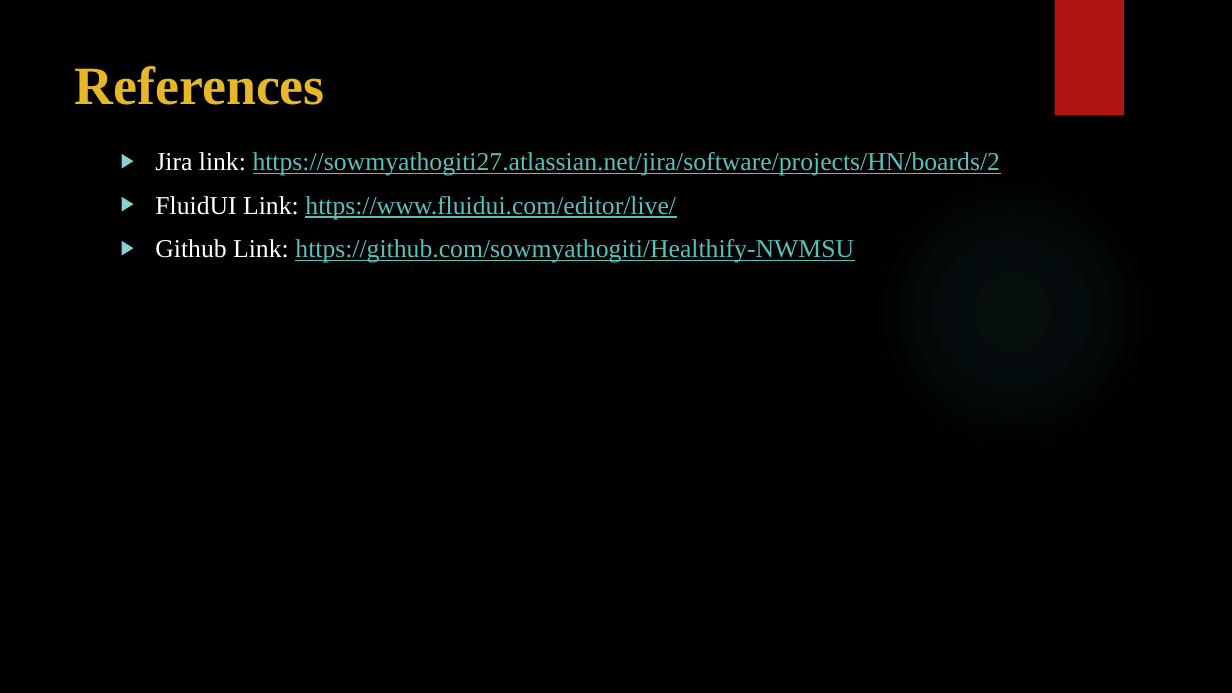
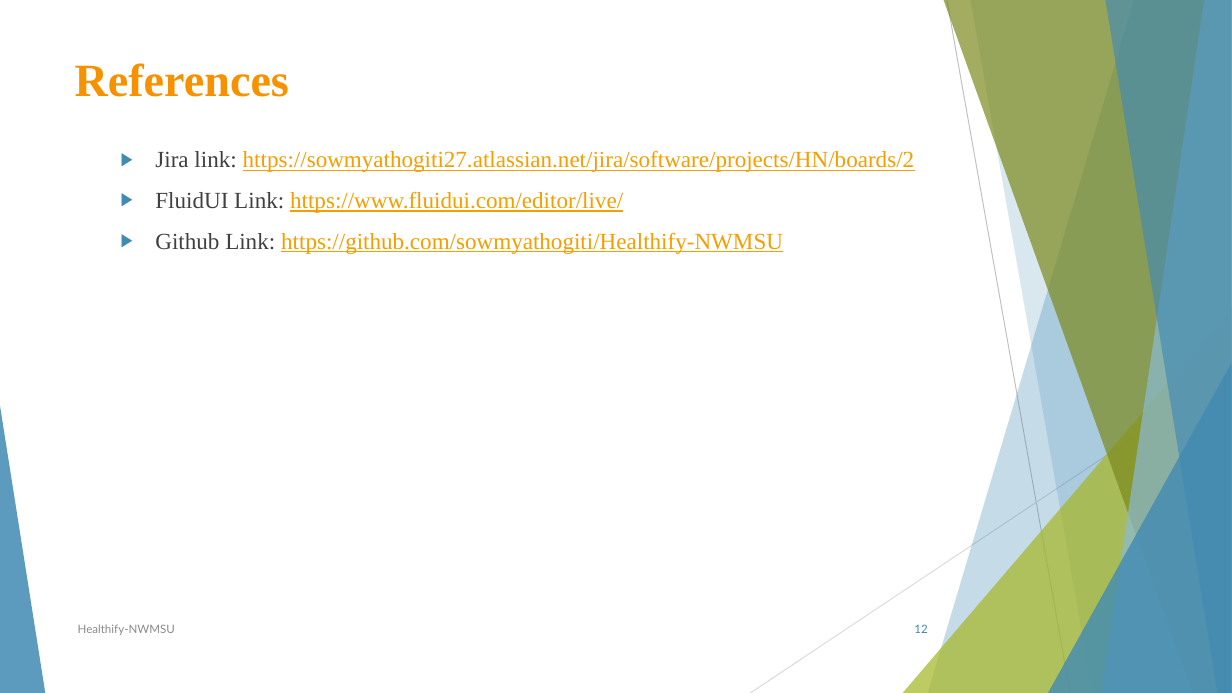
Before and after one commit to sowmyathogiti/Healthify, a slide deck: slide 12 of Healthify-NWMSU.pptx. Drawn at 1232x693 pixels with LibreOffice and Linux fonts; fonts in the diff are those of the drawing; background and template pictures are left out. Boxes give left, top, right and bottom in pixels: in the first picture for what was removed or moved away, otherwise in the second. Text is boxed around its words. In the diff, an @@ line names an element or a change of style, - is before the commit and + after.

```diff
--- a/Healthify-NWMSU.pptx
+++ b/Healthify-NWMSU.pptx
@@ background picture (left out) to #FFFFFF @@
@@ rectangle removed at box(1055, 0, 1124, 116) @@
@@ title "References" at box(75, 63, 289, 97): size 42 to 36 pt, text colour #E6B729 to #F69200 @@
@@ text "Jira link: https://sowmyathogiti27.atlassian.net/jira/softwa ..." at box(155, 150, 915, 254): size 20 to 18 pt; text colour #FFFFFF to #404040 in "Jira link:", "FluidUI Link:", "Github Link:"; text colour #58C1BA to #F59E00 in "https://sowmyathogiti27.atlassian.net/jira/software/projects ...", "https://www.fluidui.com/editor/live/", "https://github.com/sowmyathogiti/Healthify-NWMSU"; bullet colour #8AD0D6 to #418AB3 @@
@@ ellipse removed at box(870, 169, 1154, 454) @@
@@ group added at box(0, 0, 1232, 693): 5 freeform shapes, 3 triangles, 2 lines @@
@@ text added at box(78, 624, 175, 635), 9 pt, text #8C8C8C @@
+Healthify-NWMSU
@@ page number added at box(914, 624, 927, 633), 9 pt, text #418AB3 @@
+12
```
Also in this commit, not shown: 12 other slides changed.
